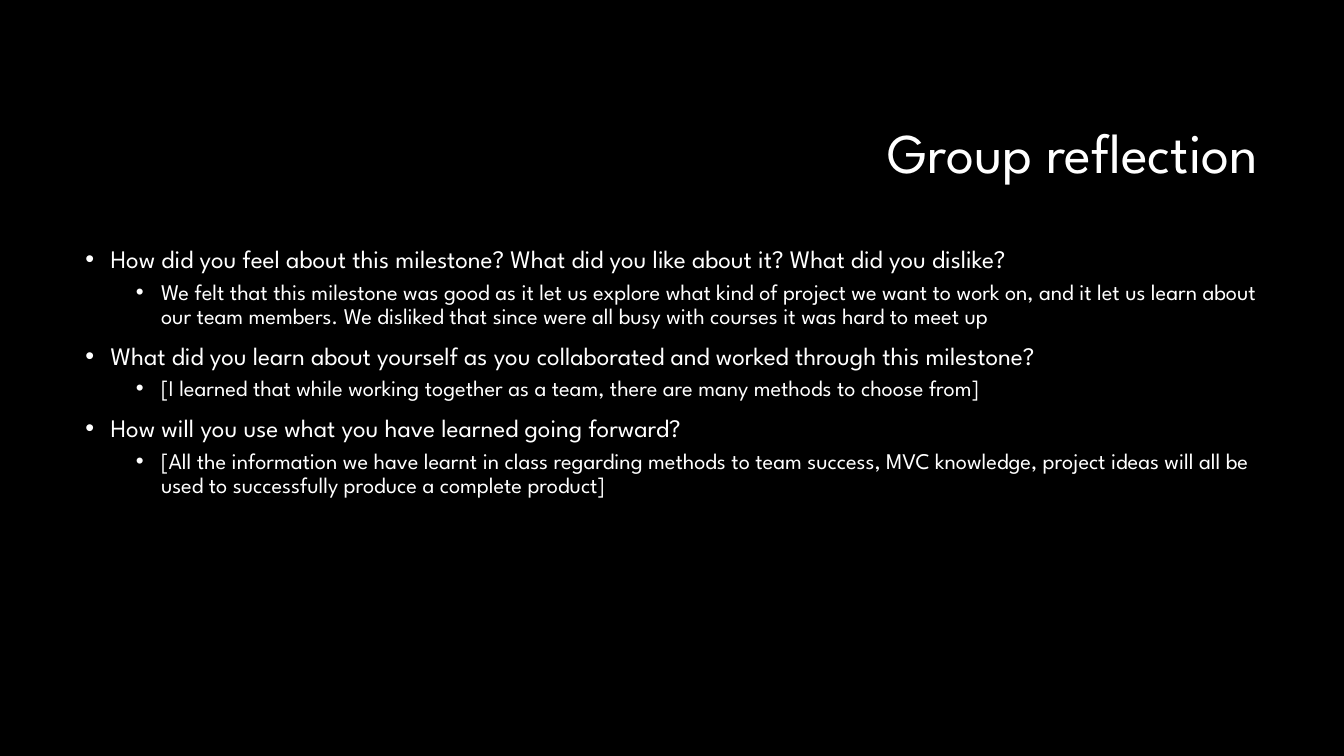
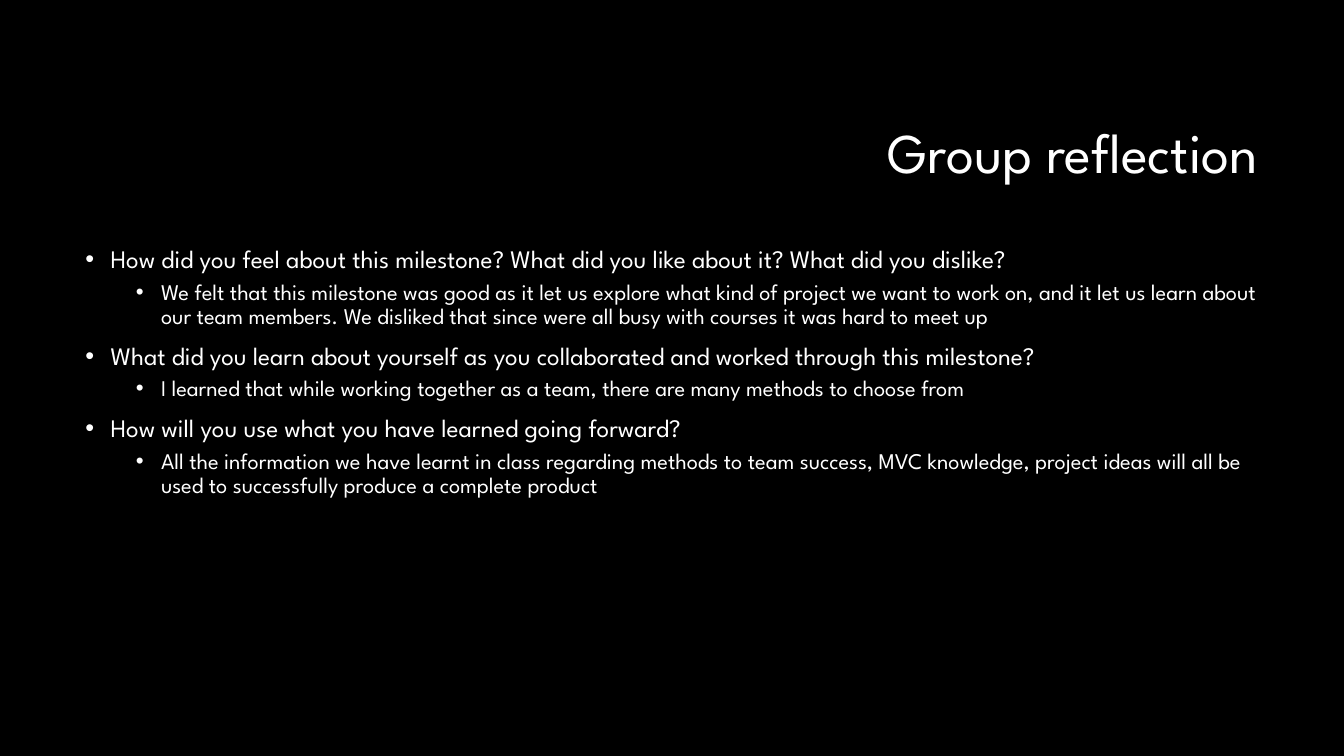
Before and after one commit to Jacobchapman99/ENSE-374-Group07-Project, a slide deck: slide 10 of Milestone1/Group-07 Milestone 1.ppt. Drawn at 1344x756 pixels with LibreOffice and Linux fonts; fonts in the diff are those of the drawing; background and template pictures are left out. Boxes give left, top, right and bottom in pixels: in the first picture for what was removed or moved away, otherwise in the second. Text is boxed around its words. In the diff, an @@ line names an element or a change of style, - is before the commit and + after.

```diff
--- a/Milestone1/Group-07 Milestone 1.ppt
+++ b/Milestone1/Group-07 Milestone 1.ppt
@@ text at bbox=[161, 380, 964, 401]: text changed @@
-  • [I learned that while working together as a team, there are many methods to choose from]
+  • I learned that while working together as a team, there are many methods to choose from
@@ text at bbox=[161, 453, 1240, 498]: text changed @@
-  • [All the information we have learnt in class regarding methods to team success, MVC knowledge, project ideas will all be used to successfully produce a complete product]
+  • All the information we have learnt in class regarding methods to team success, MVC knowledge, project ideas will all be used to successfully produce a complete product
```
